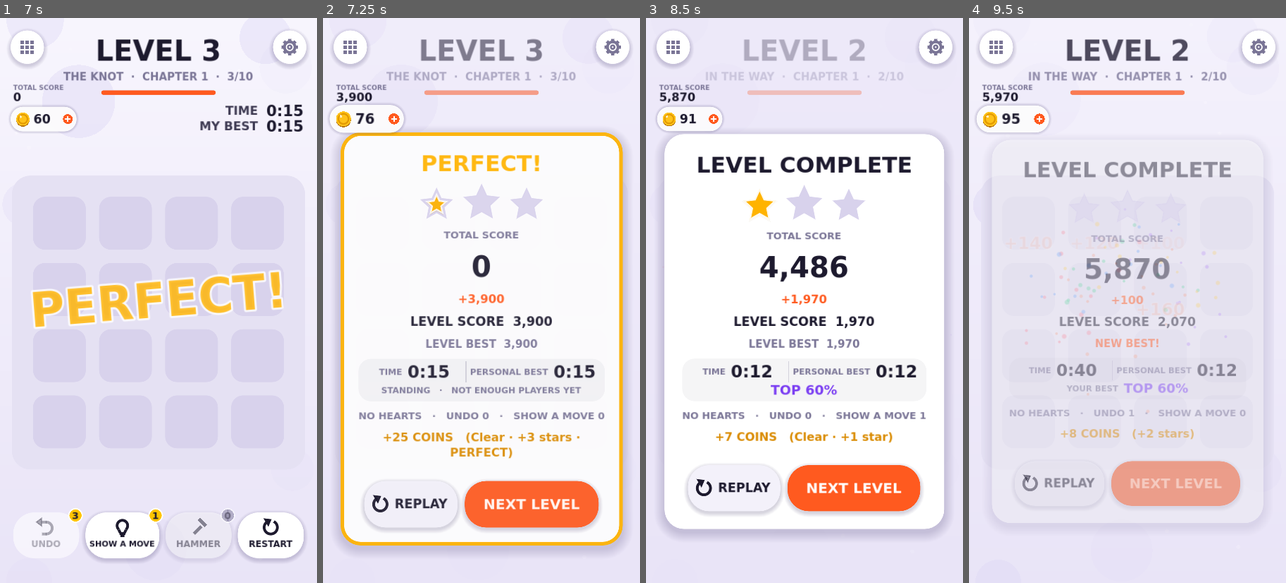
Above: before the commit, frames 1-4 (left to right).
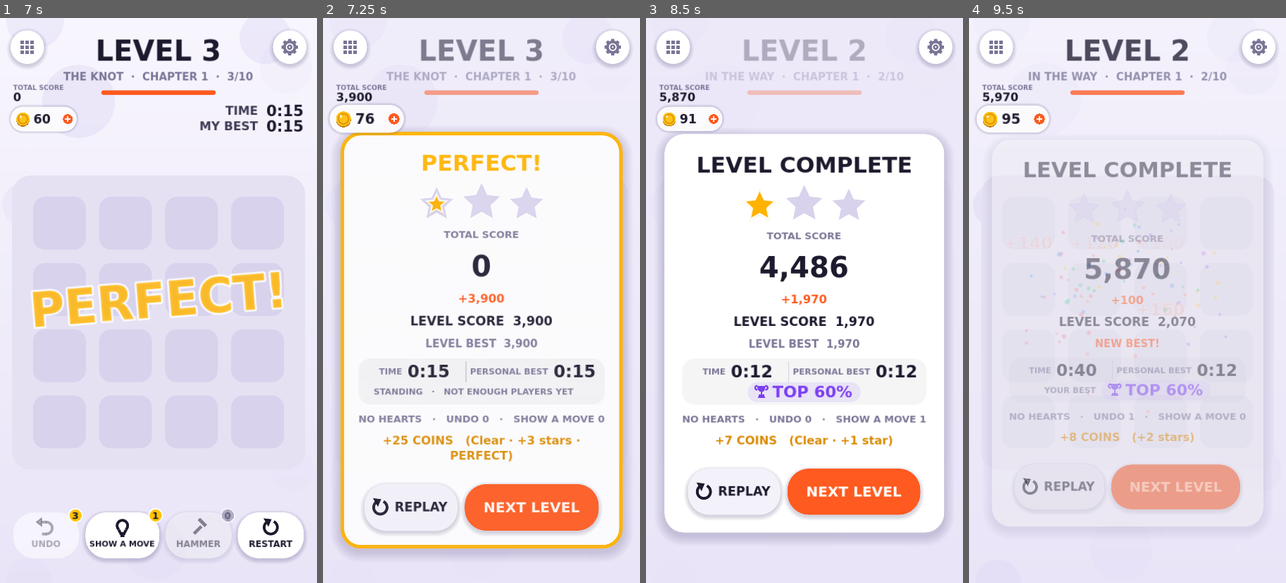
Above: after the commit, the same moments.

Repository: zaknounloay-bot/ChainEscape
Game: Godot game, scene res://tools/CompetitionCheck.tscn
Two runs of this game, one before a commit and one after it. Both use one fixed random seed, a clock stepped at 60 frames per second and the inputs below. This scene is started directly instead of the project's main scene.
Inputs (mouse positions are in pixels of both pictures, inside the frame that each line leads up to):
- Up to frame 1 (7 s): click "RESTART" at 0.5 s; click "RESTART" at 1.25 s; click "RESTART" at 2 s; click "SHOW A MOVE" at 2.75 s; tap Enter at 3.5 s; move the mouse to (228, 272) at 3.52 s; tap R at 3.6, 5.1, 6.6 s; click (228, 272) at 3.67 s; drag from (95, 328) to (142, 413) at 4.27 s; move the mouse to (190, 176) at 5.02 s; click (190, 176) at 5.17 s; tap Space at 5.75 s; drag from (142, 413) to (63, 215) at 5.77 s; move the mouse to (253, 385) at 6.52 s; hold S from 6.53 s (still down); click (253, 385) at 6.67 s
- Up to frame 2 (7.25 s): keep holding S
- Up to frame 3 (8.5 s): release S at 7.25 s; click "REPLAY" at 7.25 s; drag from (709, 215) to (756, 159) at 8.02 s
- Up to frame 4 (9.5 s): move the mouse to (1143, 300) at 8.77 s; hold S from 8.78 s (still down); tap R at 8.85 s; click (1143, 300) at 8.92 s

Frame 1 is identical in both runs. In frame 2, 6.1% of the frame differs, in the area x 5-95%, y 20-94%; in frame 3, 4.2%; in frame 4, 2.4%.

Commit message:
Percentile visual polish on the level card (Phase 3B-C, QA)
Presentation only (scripts/ui/ui_manager.gd); formula, grouping,
gameplay and build flags unchanged. Production competition stays off.

- TOP X% 30 -> 36 px (+20%); TIME stays 38 px, PERSONAL BEST unchanged.
- A small flat trophy (drawn, purple) beside the value, and a faint
  purple pill behind both - only with a real percentile.
- YOUR BEST stays the small soft caption; TOP X% keeps full size.
- Quiet states unchanged; the row keeps one height in every state, so
  a late answer moves nothing. No animation.
- iPhone SE milestone cards rest at 0.913 scale (was 0.928; floor 0.85).

Tests (Godot 4.3.stable.official): CompetitionCheck 75/75 (trophy only
with a real percentile, full size for YOUR BEST); web layout test 39/39
at SE / 14 / Pro Max (PERFECT and milestone 100 / 300 cards, TOP 14% /
100%, quiet states, two late answers with the card unmoved, qa pool only,
no request to Supabase). RecipientTest / SocialSmoke failures are
pre-existing (identical before 3B-C).

Co-Authored-By: Claude Opus 5.5 <noreply@anthropic.com>
Claude-Session: https://claude.ai/code/session_01PPnN2iQN4xUeMDYHh7WvtN

Diff:
--- a/scripts/ui/ui_manager.gd
+++ b/scripts/ui/ui_manager.gd
@@ -70,6 +70,9 @@
 var _comp_row: HBoxContainer
 var _comp_caption: Label  # "YOUR BEST" / the pending text
 var _comp_value: Label  # "TOP 40%"
+var _comp_badge: PanelContainer  # trophy + TOP X% on a faint purple pill (only with a real percentile)
+var _comp_badge_style: StyleBoxFlat
+var _comp_icon: Control  # the small drawn trophy
 var comp_summary := ""  # the row as one line (tests / diagnostics); "" = no row
 ## The block as one line ("TIME 0:42   ·   BEST 0:38", time_line) - for
 ## diagnostics / tests; "" when there is no time.
@@ -1372,15 +1375,59 @@
 	box.add_child(_comp_row)
 	_comp_caption = _make_label(19, Palette.TEXT_SOFT, 900)
 	_comp_row.add_child(_comp_caption)
-	# The value label always stays in the row (empty in the quiet states):
-	# it is the taller of the two, so the row - and the card - keep one
-	# height whatever the answer.
-	_comp_value = _make_label(30, COMP_COLOR, 900)
-	_comp_row.add_child(_comp_value)
+	# The badge (trophy + value) always stays in the row - empty and
+	# transparent in the quiet states: the value label is the tallest thing
+	# in the row, so the row - and the card - keep one height whatever the
+	# answer. No vertical padding on the pill for the same reason.
+	_comp_badge = PanelContainer.new()
+	_comp_badge.mouse_filter = Control.MOUSE_FILTER_IGNORE
+	_comp_badge_style = StyleBoxFlat.new()
+	_comp_badge_style.set_corner_radius_all(22)
+	_comp_badge_style.anti_aliasing = true
+	_comp_badge_style.content_margin_left = 16
+	_comp_badge_style.content_margin_right = 18
+	_comp_badge_style.bg_color = Color(COMP_COLOR, 0.0)
+	_comp_badge.add_theme_stylebox_override("panel", _comp_badge_style)
+	_comp_row.add_child(_comp_badge)
+	var badge_box := HBoxContainer.new()
+	badge_box.alignment = BoxContainer.ALIGNMENT_CENTER
+	badge_box.add_theme_constant_override("separation", 10)
+	badge_box.mouse_filter = Control.MOUSE_FILTER_IGNORE
+	_comp_badge.add_child(badge_box)
+	_comp_icon = TrophyIcon.new()
+	_comp_icon.custom_minimum_size = Vector2(30, 32)
+	_comp_icon.size_flags_vertical = Control.SIZE_SHRINK_CENTER
+	_comp_icon.visible = false
+	badge_box.add_child(_comp_icon)
+	_comp_value = _make_label(COMP_VALUE_SIZE, COMP_COLOR, 900)
+	badge_box.add_child(_comp_value)
 	_time_panel.visible = false
 
 
+## A small trophy, drawn flat in the percentile colour (no image asset,
+## no emoji font): cup, two handles, stem and a two-step base.
+class TrophyIcon extends Control:
+	func _init() -> void:
+		mouse_filter = Control.MOUSE_FILTER_IGNORE
+
+	func _draw() -> void:
+		var w := size.x
+		var h := size.y
+		var c := COMP_COLOR
+		var cup := PackedVector2Array([Vector2(0.18 * w, 0.06 * h), Vector2(0.82 * w, 0.06 * h), Vector2(0.78 * w, 0.30 * h),
+			Vector2(0.64 * w, 0.48 * h), Vector2(0.36 * w, 0.48 * h), Vector2(0.22 * w, 0.30 * h)])
+		draw_colored_polygon(cup, c)
+		var r := 0.15 * w
+		draw_arc(Vector2(0.18 * w, 0.21 * h), r, PI * 0.5, PI * 1.5, 12, c, maxf(2.0, 0.09 * w), true)
+		draw_arc(Vector2(0.82 * w, 0.21 * h), r, -PI * 0.5, PI * 0.5, 12, c, maxf(2.0, 0.09 * w), true)
+		draw_rect(Rect2(0.44 * w, 0.47 * h, 0.12 * w, 0.24 * h), c)
+		draw_rect(Rect2(0.30 * w, 0.70 * h, 0.40 * w, 0.11 * h), c)
+		draw_rect(Rect2(0.22 * w, 0.82 * h, 0.56 * w, 0.12 * h), c)
+
+
 const COMP_COLOR := Palette.PURPLE_BADGE
+## TOP X% (Phase 3B-C polish: 30 -> 36, +20%); TIME stays 38.
+const COMP_VALUE_SIZE := 36
 ## The quiet states of the standing row: no number at all (never a
 ## percentile placeholder, never a number of players).
 const COMP_TEXT := {"checking": "STANDING   ·   CHECKING...", "offline": "STANDING   ·   SAVED, WILL SEND LATER",
@@ -1402,12 +1449,16 @@
 		_comp_caption.text = "" if own else "YOUR BEST"
 		_comp_caption.visible = not own
 		_comp_value.text = "TOP %d%%" % int(status["percentile"])
+		_comp_icon.visible = true
+		_comp_badge_style.bg_color = Color(COMP_COLOR, 0.10)
 		_comp_row.add_theme_constant_override("separation", 12)
 		comp_summary = _comp_value.text if own else "YOUR BEST " + _comp_value.text
 	else:
 		_comp_caption.text = COMP_TEXT.get(state, "")
 		_comp_caption.visible = true
 		_comp_value.text = ""  # stays in the row: it holds the row's height
+		_comp_icon.visible = false
+		_comp_badge_style.bg_color = Color(COMP_COLOR, 0.0)
 		_comp_row.add_theme_constant_override("separation", 0)
 		comp_summary = _comp_caption.text
 
@@ -1421,6 +1472,8 @@
 		"best_caption": _best_caption.text, "best": _best_value.text, "record": _time_style.border_width_top > 0,
 		"comp": comp_summary if _comp_row.is_visible_in_tree() and _comp_row.modulate.a > 0.0 else "",
 		"comp_row": _comp_row.is_visible_in_tree(), "comp_rect": frac_rect(_comp_row.get_global_rect(), vis),
+		"comp_badge": _comp_icon.is_visible_in_tree(), "comp_value_rect": frac_rect(_comp_badge.get_global_rect(), vis),
+		"time_value_rect": frac_rect(_time_value.get_global_rect(), vis),
 		"rect": [rect.position.x / vis.x, rect.position.y / vis.y, rect.end.x / vis.x, rect.end.y / vis.y],
 		"card_scale": snappedf(_card.scale.x, 0.001), "card_shift": (_card.get_parent() as Control).offset_top * 0.5 / vis.y, "hud_bottom": _hud_bottom() / vis.y}
 
--- a/tools/competition_check.gd
+++ b/tools/competition_check.gd
@@ -598,7 +598,7 @@
 	await _clear(game, 2, 12.0, "hint")
 	var t1: int = game.last_time_result["time_ms"]
 	_check(game.attempt_assisted and int(game.progress.comp_sent.get(2, 0)) == t1, "an attempt with Show a Move is sent like any other (%d ms)" % t1)
-	_check(_comp_text(game) == "TOP 60%", "5 players: the card shows '%s'" % _comp_text(game))
+	_check(_comp_text(game) == "TOP 60%" and game.ui.time_panel_state()["comp_badge"], "5 players: the card shows '%s' with the trophy badge" % _comp_text(game))
 	tp = game.ui.time_panel_state()
 	var card_rect: Rect2 = game.ui._card.get_global_rect()
 	var row_rect: Rect2 = game.ui._comp_row.get_global_rect()
@@ -625,7 +625,9 @@
 		if b["action"] == "submit_result":
 			submits += 1
 	_check(submits == 0 and bodies.size() == n0 + 1 and bodies[-1]["action"] == "level_standing", "slower replay: one read-only lookup, no submission")
-	_check(_comp_text(game) == "YOUR BEST TOP 60%", "slower replay card: '%s' (the standing belongs to the earlier best)" % _comp_text(game))
+	_check(_comp_text(game) == "YOUR BEST TOP 60%" and game.ui.time_panel_state()["comp_badge"]
+		and game.ui._comp_value.get_theme_font_size("font_size") == game.ui.COMP_VALUE_SIZE,
+		"slower replay card: '%s' (the standing belongs to the earlier best; TOP X%% at full size, with the trophy)" % _comp_text(game))
 	var rect_slow: Rect2 = game.ui._comp_row.get_global_rect()
 	var row_h_slow: float = game.ui._comp_row.size.y
 	# A faster replay with Undo and Hammer: 3 s -> TOP 20%.
@@ -639,7 +641,8 @@
 	game.replay()
 	await _frames(2)
 	await _clear(game, 2, 2.0)
-	_check(_comp_text(game) == "STANDING   ·   SAVED, WILL SEND LATER" and game.progress.comp_pending.has(2), "offline: '%s', the result kept" % _comp_text(game))
+	_check(_comp_text(game) == "STANDING   ·   SAVED, WILL SEND LATER" and game.progress.comp_pending.has(2) and not game.ui.time_panel_state()["comp_badge"],
+		"offline: '%s', the result kept, no trophy" % _comp_text(game))
 	var rect_off: Rect2 = game.ui._comp_row.get_global_rect()
 	_check(is_equal_approx(rect_off.size.y, rect_slow.size.y) and is_equal_approx(game.ui._comp_row.size.y, row_h_slow),
 		"the row keeps one height in every state (%.0f; slow %s, offline %s)" % [game.ui._comp_row.size.y, str(rect_slow), str(rect_off)])
Not shown, changed: docs/backend/competition_percentile_ui_3b_c.md
Not shown, changed: tools/web_competition_card_test.mjs
